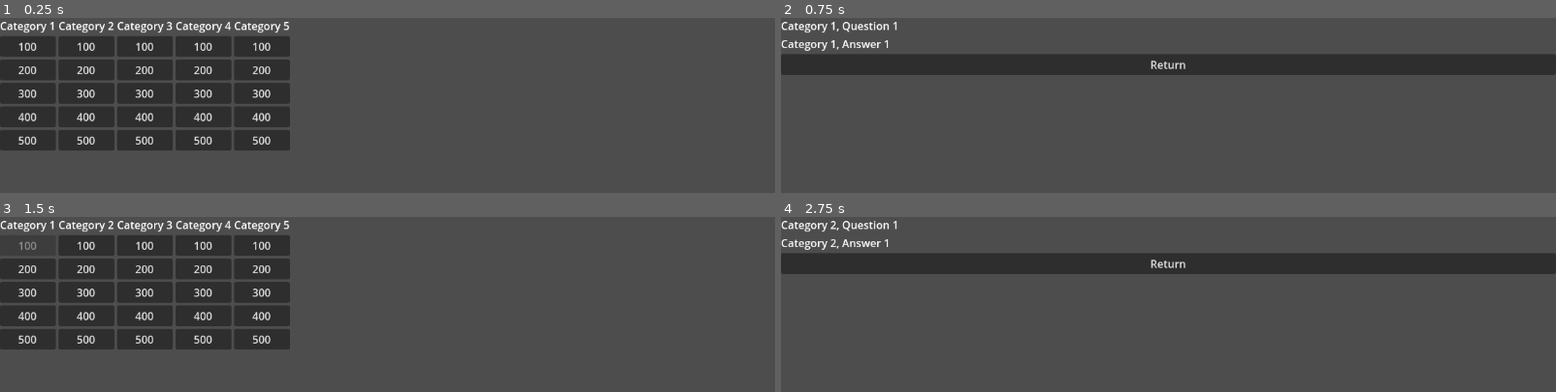
Above: before the commit, frames 1-4 (two rows, left to right).
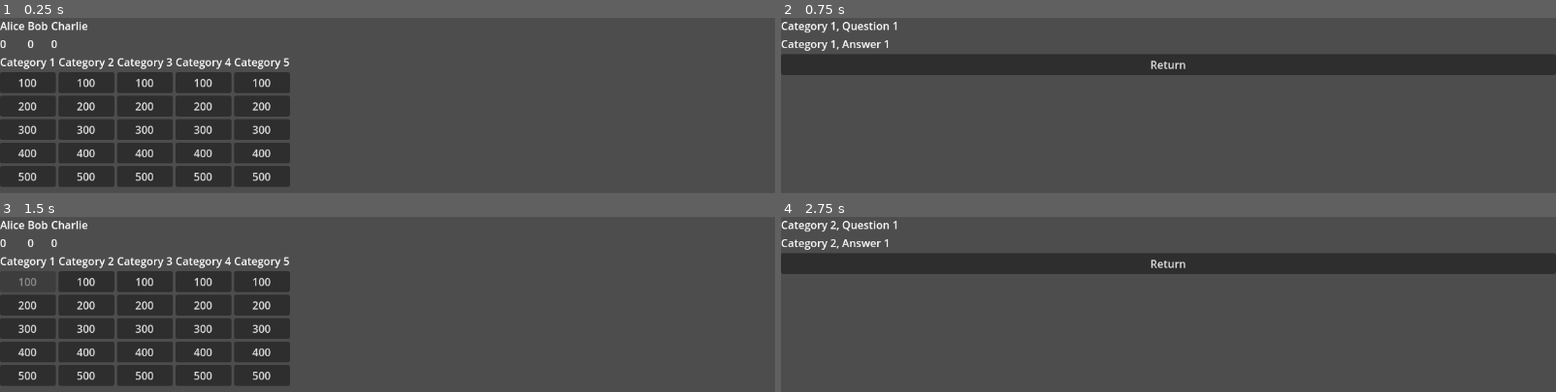
Above: after the commit, the same moments.

Repository: Team815/Jeopardy
Game: Godot game, scene res://board.tscn
The game is run twice, just before and just after one commit, with the same random seed, the same clock (stepped at 60 frames per second) and the same inputs. The project has no main scene, so this scene is started directly.
Inputs:
- Up to frame 1 (0.25 s): no input
- Up to frame 2 (0.75 s): click "100" at 0.5 s
- Up to frame 3 (1.5 s): click "Return" at 1.25 s
- Up to frame 4 (2.75 s): click "100" at 2 s

The runs differ from the first frame. In frame 1, 18% of the frame differs, in the area x 0-38%, y 2-97%; in frame 2, nothing differs; in frame 3, 17%; in frame 4, nothing differs.

Commit message:
Add player and display to board

Diff:
--- a/board.gd
+++ b/board.gd
@@ -2,21 +2,30 @@
 
 
 func _ready():
-	var json : String = FileAccess.get_file_as_string("questions.json")
-	var categories : Array = JSON.parse_string(json)
+	for player in Globals.players:
+		var display: VBoxContainer = VBoxContainer.new()
+		var label: Label = Label.new()
+		label.text = player.name
+		display.add_child(label)
+		label = Label.new()
+		label.text = str(player.score)
+		display.add_child(label)
+		%Players.add_child(display)
+	var json: String = FileAccess.get_file_as_string("questions.json")
+	var categories: Array = JSON.parse_string(json)
 	columns = categories.size()
 	for row in categories.size():
-		var label : Label = Label.new()
+		var label: Label = Label.new()
 		label.text = categories[row].Category
 		add_child(label)
 	for col in categories[0].Questions.size():
 		for row in categories.size():
-			var question_answer : Dictionary = categories[row].Questions[col]
-			var question : Question = Question.new()
+			var question_answer: Dictionary = categories[row].Questions[col]
+			var question: Question = Question.new()
 			question.question = question_answer.Question
 			question.answer = question_answer.Answer
 			question.points = (col + 1) * 100
-			var button : QuestionButton = preload("res://question_button.tscn").instantiate()
+			var button: QuestionButton = preload("res://question_button.tscn").instantiate()
 			button.id = col * categories.size() + row
 			button.question = question
 			if Globals.questions_asked.has(button.id):
--- a/board.tscn
+++ b/board.tscn
@@ -2,5 +2,12 @@
 
 [ext_resource type="Script" path="res://board.gd" id="1_73sct"]
 
-[node name="Board" type="GridContainer"]
+[node name="VBoxContainer" type="VBoxContainer"]
+
+[node name="Players" type="HBoxContainer" parent="."]
+unique_name_in_owner = true
+layout_mode = 2
+
+[node name="Board" type="GridContainer" parent="."]
+layout_mode = 2
 script = ExtResource("1_73sct")
--- a/globals.gd
+++ b/globals.gd
@@ -1,4 +1,9 @@
 extends Node
 
-var question : Question
-var questions_asked : Array = []
+var question: Question
+var questions_asked: Array = []
+var players: Array = [
+	Player.create("Alice"),
+	Player.create("Bob"),
+	Player.create("Charlie")
+]
--- /dev/null
+++ b/player.gd
@@ -0,0 +1,11 @@
+extends RefCounted
+class_name Player
+
+var name: String
+var score: int
+
+static func create(name: String) -> Player:
+	var player: Player = Player.new()
+	player.name = name
+	player.score = 0
+	return player
--- a/question_button.gd
+++ b/question_button.gd
@@ -2,8 +2,8 @@
 class_name QuestionButton
 
 
-var id : int
-var question : Question:
+var id: int
+var question: Question:
 	set(value):
 		question = value
 		text = str(question.points)
